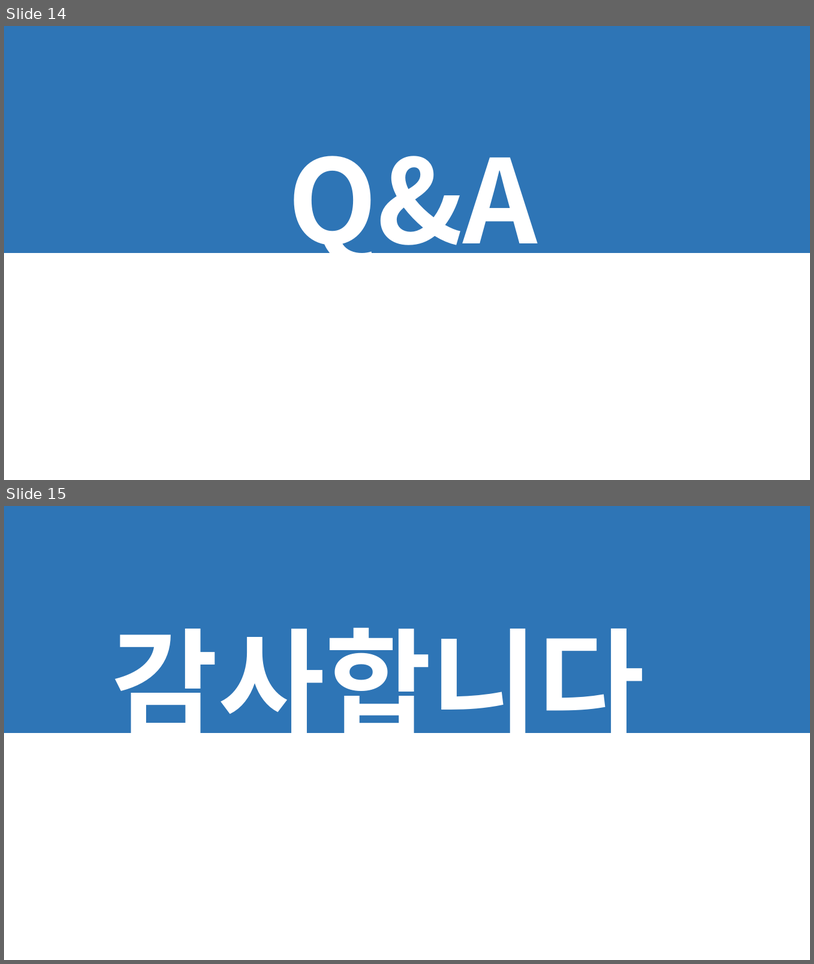
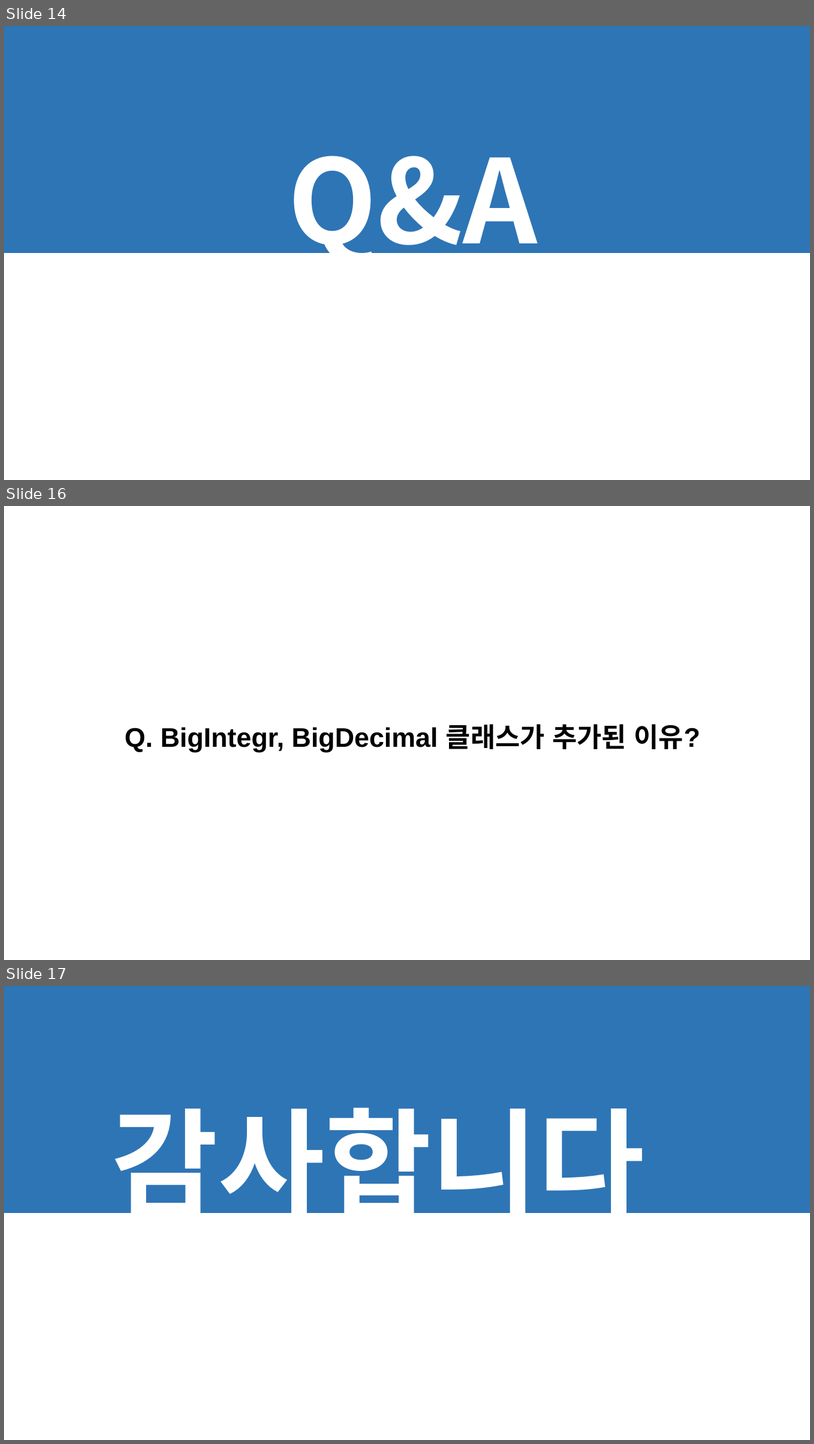
Before and after one commit to ISFX-Study/learn-study, a slide deck: 발표자료/20241122/20241122_래퍼클래스.pptx. Shown one above the other, each under a label of ours: slides 14 and 15 before the commit, slides 14, 16 and 17 after it; the slides between them are not shown. The pictures are 814x964 and 814x1444 pixels, drawn with LibreOffice and Linux fonts; fonts in the diff are those of the drawing. Boxes give left, top, right and bottom in pixels: in the first picture for what was removed or moved away, otherwise in the second. Text is boxed around its words. In the diff, an @@ line names an element or a change of style, - is before the commit and + after.

```diff
--- a/발표자료/20241122/20241122_래퍼클래스.pptx
+++ b/발표자료/20241122/20241122_래퍼클래스.pptx
@@ slide 16 added at (4, 506, 810, 960), background #FFFFFF @@
@@ text added at (125, 724, 701, 752), 32 pt, text #000000, bold @@
+Q. BigIntegr, BigDecimal 클래스가 추가된 이유?
@@ what was slide 15 is now slide 17 @@
```
Also in this commit, not shown: 1 other slide added.
